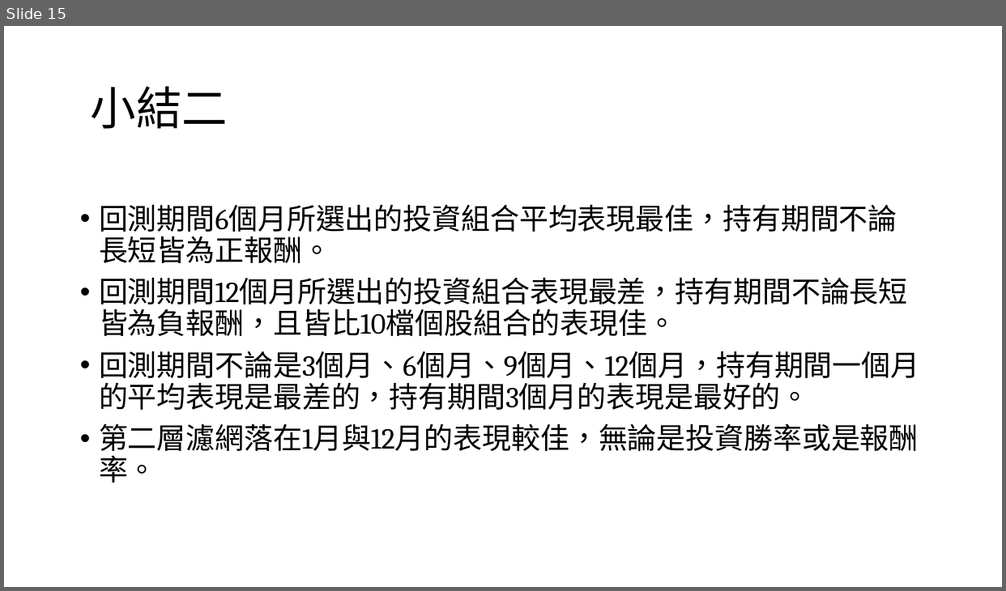
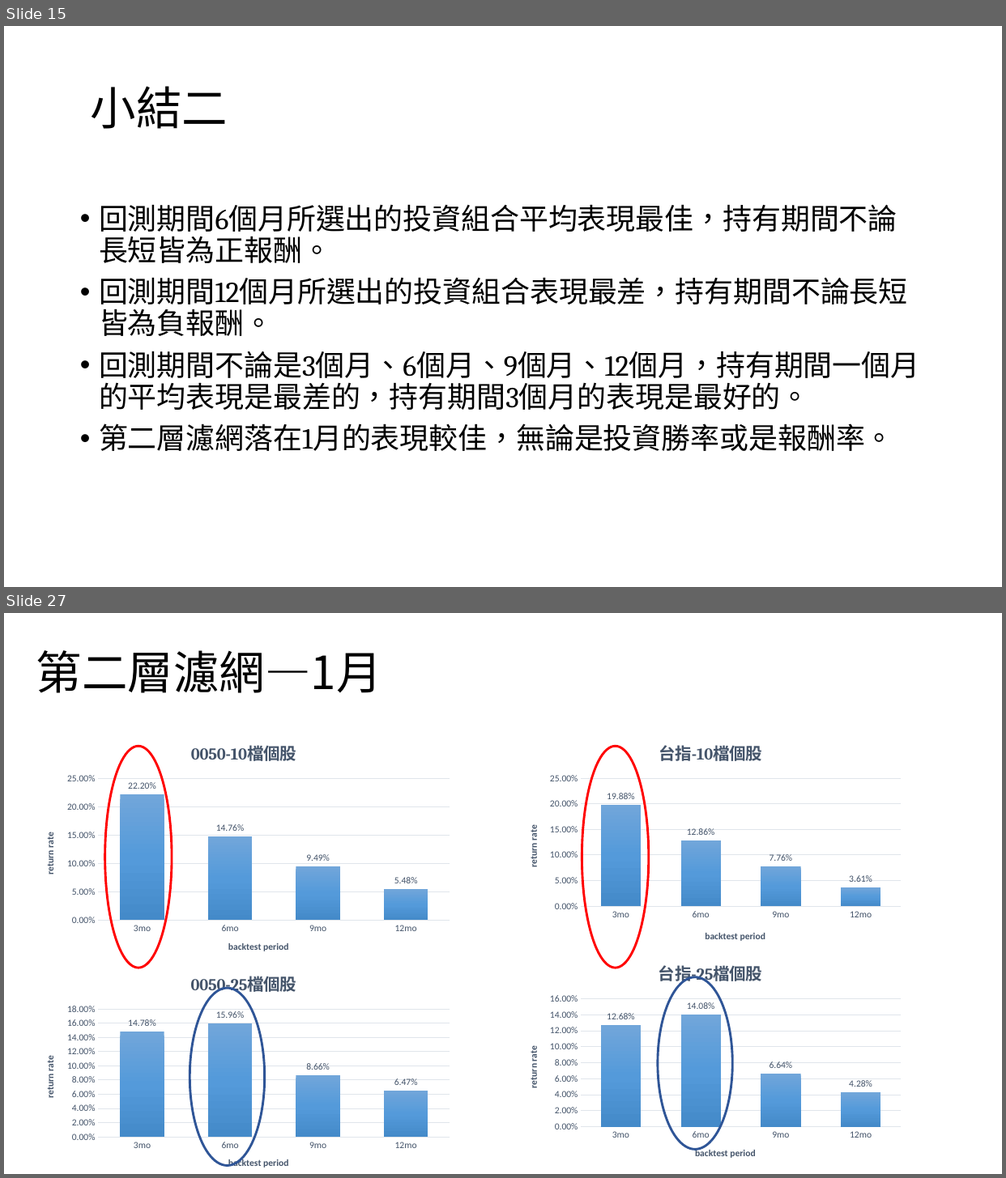
Before and after one commit to Garlylin/data, a slide deck: 強勢股vs.pptx. Shown one above the other, each under a label of ours: slide 15 before the commit, slides 15 and 27 after it; the slides between them are not shown. The pictures are 1006x591 and 1006x1178 pixels, drawn with LibreOffice and Linux fonts; fonts in the diff are those of the drawing. Boxes give left, top, right and bottom in pixels: in the first picture for what was removed or moved away, otherwise in the second. Text is boxed around its words. In the diff, an @@ line names an element or a change of style, - is before the commit and + after.

```diff
--- a/強勢股vs.pptx
+++ b/強勢股vs.pptx
@@ slide 27 added at [4,613,1002,1174], background #FFFFFF @@
@@ title added at [36,650,382,693], 44 pt, text #000000 @@
+第二層濾網—1月
@@ column chart added at [28,729,458,968] @@
+title "0050-10檔個股 "
+categories: 3mo, 6mo, 9mo, 12mo
+Series 1: 0.222, 0.1476, 0.0949, 0.0548
@@ column chart added at [513,729,909,954] @@
+title "台指-10檔個股 "
+categories: 3mo, 6mo, 9mo, 12mo
+Series 1: 0.1988, 0.1286, 0.0776, 0.0361
@@ ellipse added at [105,747,172,968], outline #FF0000 2.25 pt @@
@@ ellipse added at [582,747,649,968], outline #FF0000 2.25 pt @@
@@ column chart added at [513,950,909,1174] @@
+title "台指-25檔個股 "
+categories: 3mo, 6mo, 9mo, 12mo
+Series 1: 0.1268, 0.1408, 0.0664, 0.0428
@@ column chart added at [28,960,458,1174] @@
+title "0050-25檔個股 "
+categories: 3mo, 6mo, 9mo, 12mo
+Series 1: 0.1478, 0.1596, 0.0866, 0.0647
@@ ellipse added at [189,988,265,1165], outline #2F5597 2.25 pt @@
@@ ellipse added at [658,977,732,1150], outline #2F5597 2.25 pt @@
@@ slide 15 changed as well @@
@@ text at [99,277,908,336]: text changed @@
-• 回測期間12個月所選出的投資組合表現最差，持有期間不論長短皆為負報酬，且皆比10檔個股組合的表現佳。
+• 回測期間12個月所選出的投資組合表現最差，持有期間不論長短皆為負報酬。
@@ text at [99,424,894,451]: text changed @@
-• 第二層濾網落在1月與12月的表現較佳，無論是投資勝率或是報酬率。
+• 第二層濾網落在1月的表現較佳，無論是投資勝率或是報酬率。
```
Also in this commit, not shown: 4 other slides changed, 15 other slides added, 1 other file.
